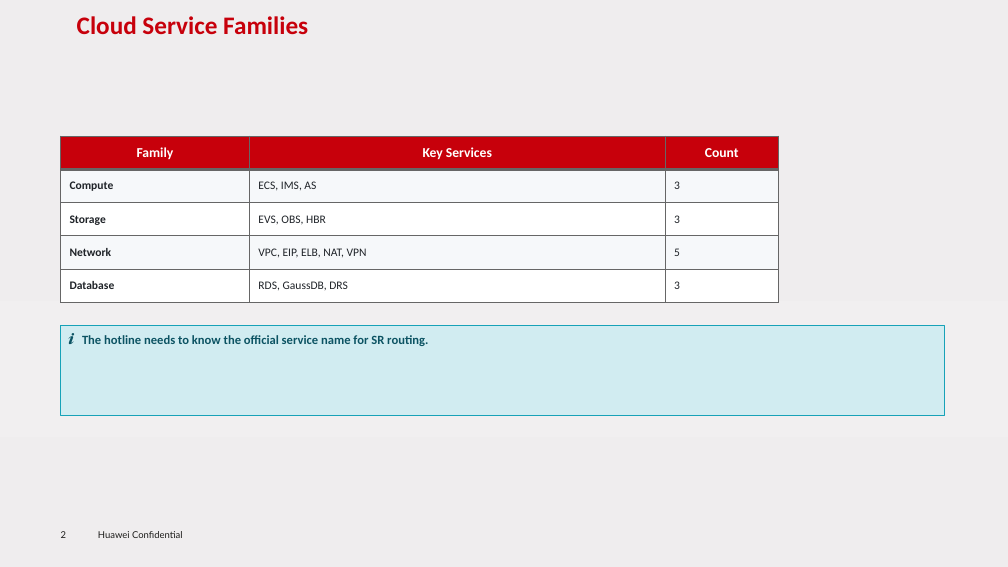
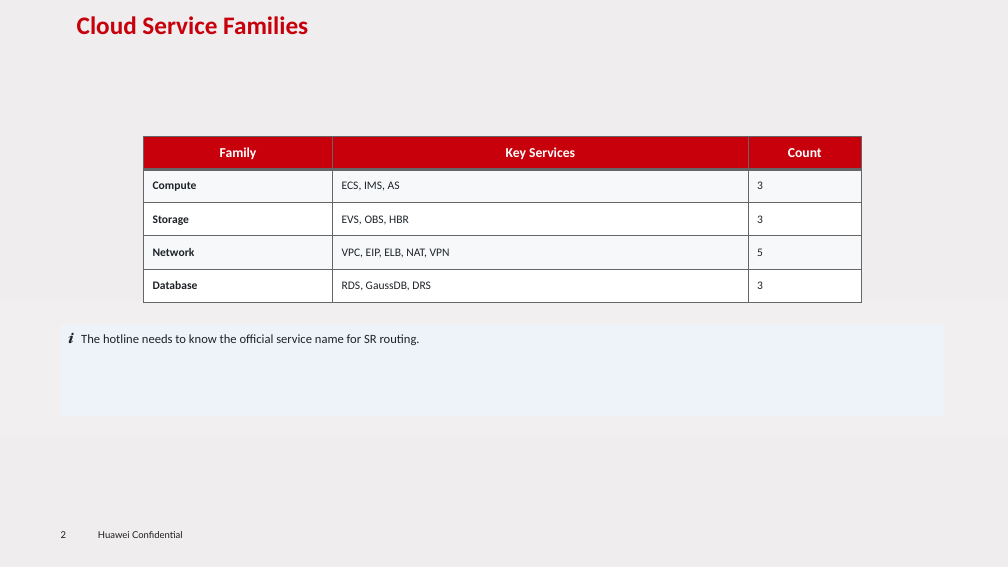
Before and after one commit to RaulMyron/Huawei-doc-templates, a slide deck: slide 2 of examples/ppt/en/sample-en.pptx. Drawn at 1008x567 pixels with LibreOffice and Linux fonts; fonts in the diff are those of the drawing; background and template pictures are left out. Boxes give left, top, right and bottom in pixels: in the first picture for what was removed or moved away, otherwise in the second. Text is boxed around its words. In the diff, an @@ line names an element or a change of style, - is before the commit and + after.

Commit message:
Regenerate all samples with updated callout colors
- PPT: sample-pt.pptx, sample-en.pptx (+ PDFs)
- Guide: main.pdf (pt + en) recompiled with XeLaTeX
- Technical: sample-report.docx (pt + en) regenerated
- Setup guide: setup-guide.pdf recompiled

```diff
--- a/examples/ppt/en/sample-en.pptx
+++ b/examples/ppt/en/sample-en.pptx
@@ table: place and size @@
-table at (60,136,778,302)
+table at (144,136,861,302)
@@ text "ℹ The hotline needs to ...": place and size @@
-text "ℹ The hotline needs to ..." at (60,325,945,416)
+text "ℹ The hotline needs to ..." at (68,333,420,345)
@@ text "ℹ The hotline needs to ..." at (68,333,420,345): size 15 to 14 pt in "ℹ"; text colour #0C5363 to #1F2328, bold off; outline #17A2B8 1 pt to none @@
```
Also in this commit, not shown: 2 other slides changed, 7 other files.
